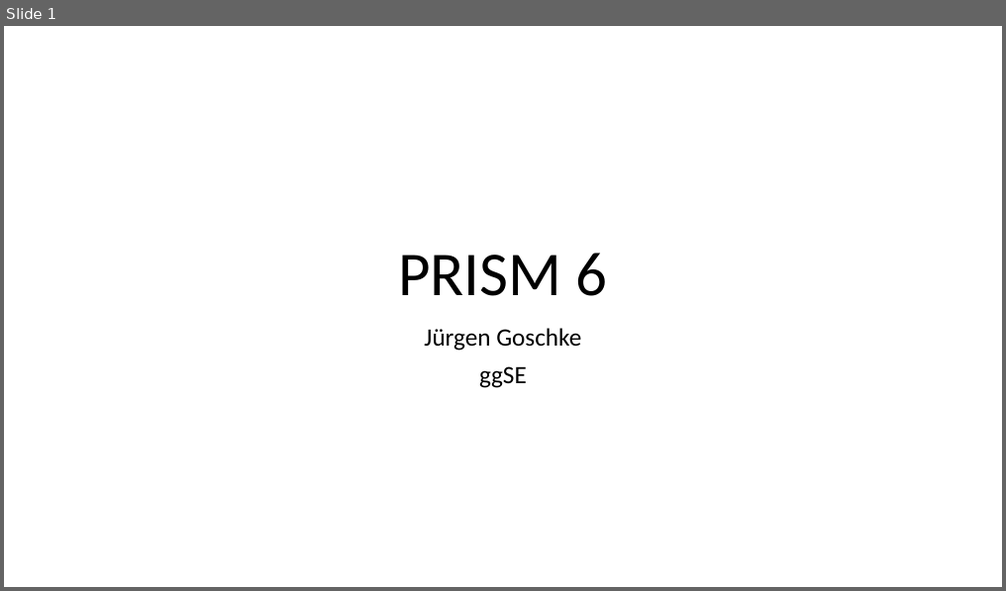
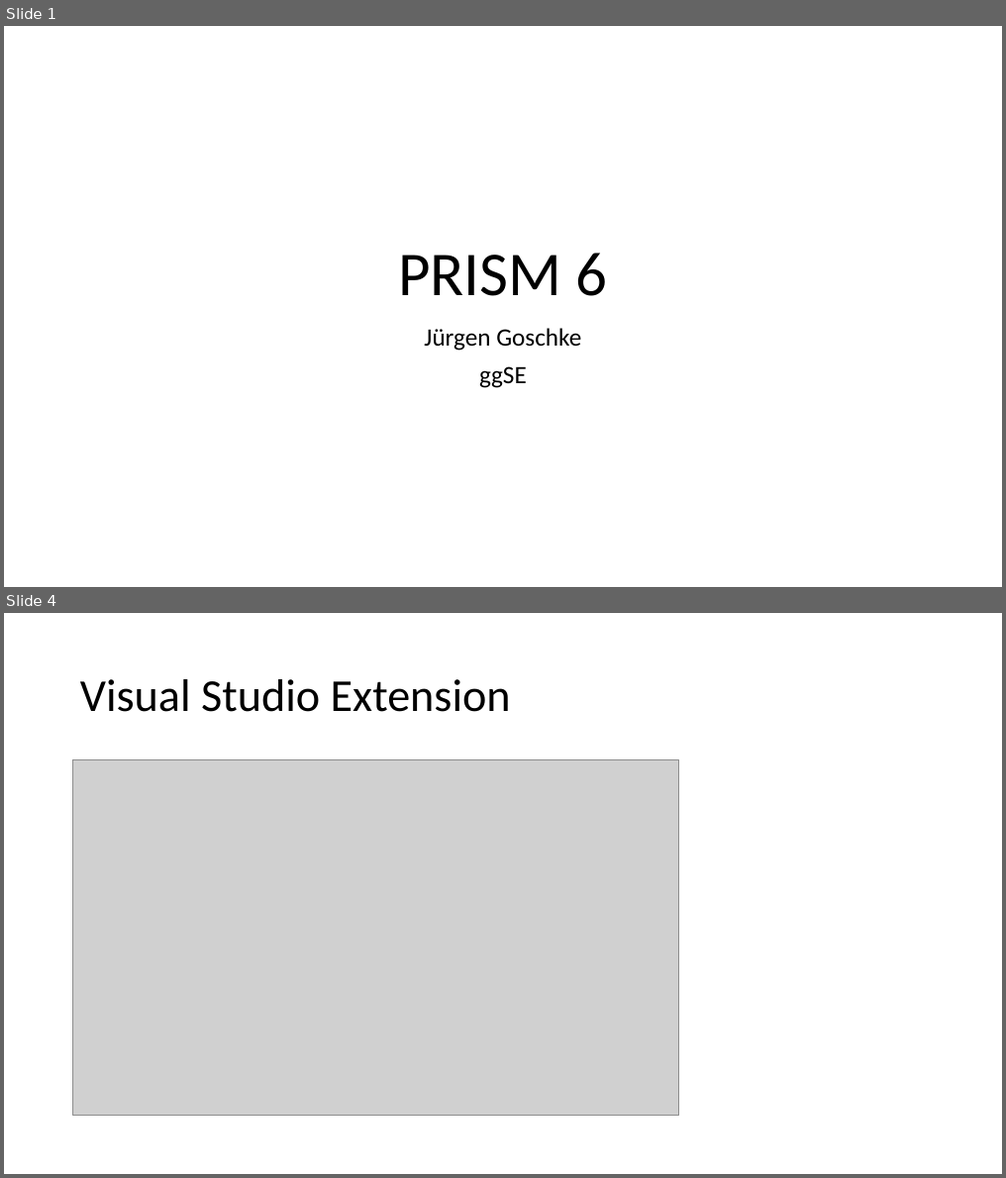
Before and after one commit to JGoschke/Usergroup, a slide deck: Prism6/Prism6.pptx. Shown one above the other, each under a label of ours: slide 1 before the commit, slides 1 and 4 after it; the slides between them are not shown. The pictures are 1006x591 and 1006x1178 pixels, drawn with LibreOffice and Linux fonts; fonts in the diff are those of the drawing; grey boxes stand for pictures. Boxes give left, top, right and bottom in pixels: in the first picture for what was removed or moved away, otherwise in the second. Text is boxed around its words. In the diff, an @@ line names an element or a change of style, - is before the commit and + after.

```diff
--- a/Prism6/Prism6.pptx
+++ b/Prism6/Prism6.pptx
@@ slide 4 added at (4, 613, 1002, 1174), background #FFFFFF @@
@@ title added at (80, 679, 511, 712), 44 pt, text #000000 @@
+Visual Studio Extension
@@ picture added at (73, 760, 679, 1116) @@
```
Also in this commit, not shown: 4 other slides added.
